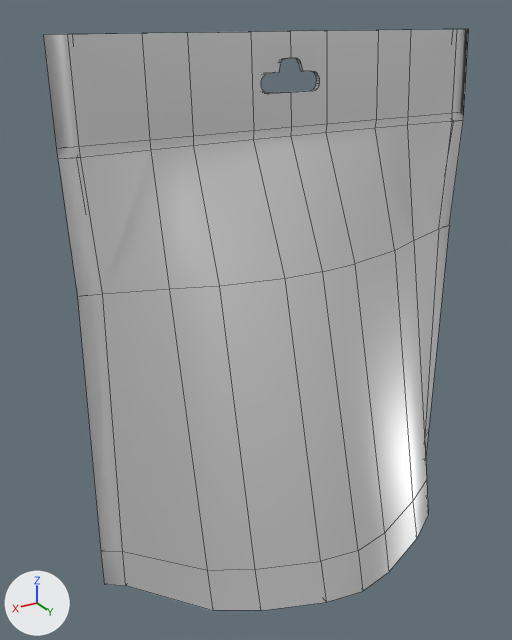
The OBJ model assets/premios/Treats.obj: old version first, new version second.
The view is the same before and after, from a 50 mm camera at (0.137, 0.204, 0.198) aimed at (0.013, -0.002, 0.095). Lighting does not change. The marker at lower left points along +X, +Y and +Z. Mesh edges are drawn as thin lines. Where no turn or scale is listed for an object, it has been applied to the vertices.

The first picture shows 'TREATS'.
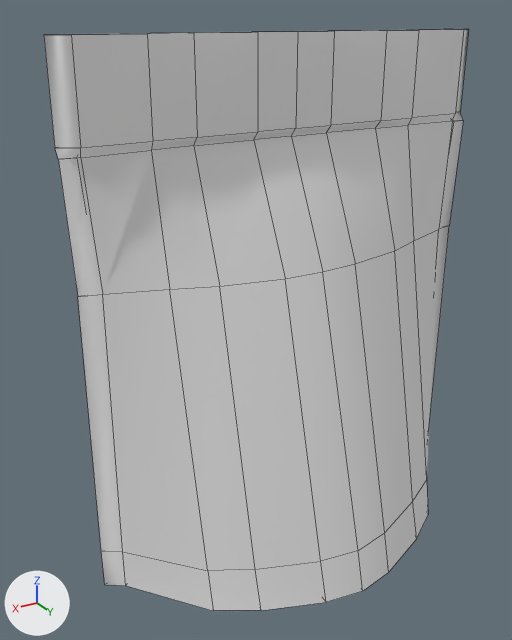
The newer file is also rescaled (x100.0) as a whole; pictures and numbers use the older file's frame.

The edits, one by one:
Material 'TreatsSG' (mat_treatssg) is new.
Its base color is (0.8, 0.8, 0.8) (white #e7e7e7).
Its roughness is 1.0.
me_treats is used by ob_treats; location (0.0, 0.0, 0.0).
me_treats had 255 vertices, 212 faces and spanned x -0.08..0.08, y -0.043..0.052, z 0.003..0.193.
me_treats no longer uses material mat_mat_treats (white #e7e7e7).
me_treats now has 175 vertices, 174 faces and spans x -0.08..0.08, y -0.043..0.052, z 0.003..0.193.
Part 1, on me_treats:
89 vertices are removed from x -0.049..0.015, y -0.004..-0.001, z 0.163..0.193.
63 faces are deleted.
7 vertices in x -0.074..0.074, y -0.004..0.0, z 0.163..0.193 move by (0.0, 0.002, 0.0).
5 vertices in x -0.037..0.037, y -0.001, z 0.163 move by (0.0, 0.003, 0.0).
4 vertices in x -0.074..0.074, y -0.002, z 0.193 move by (0.0, 0.004, 0.0).
3 vertices in x -0.015..0.037, y -0.003, z 0.193 move by (0.0, 0.005, 0.0).
4 vertices move from x -0.08..0.08, y -0.004..0.0, z 0.163..0.193 to x -0.08..0.08, y -0.002, z 0.163..0.193.
9 vertices are added at x -0.049..0.015, y -0.002..0.002, z 0.163..0.193.
25 new faces join them.
me_treats now uses material mat_treatssg (white #e7e7e7).

Pixel boxes (x1, y1, x2, y2) of what changed, in the pictures (512 x 640 px):
part 1 of me_treats, cut back
    before: (44, 29, 440, 159)
    after: (44, 29, 458, 159)
